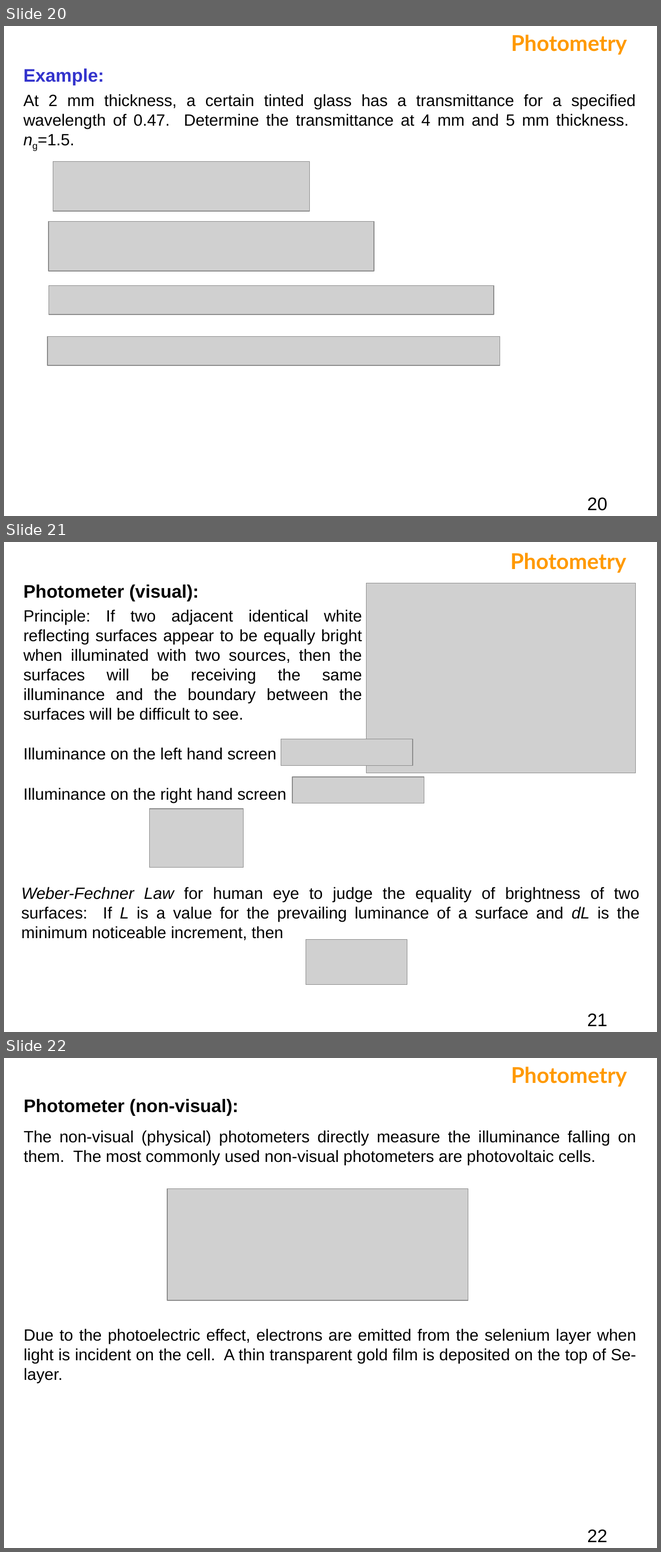
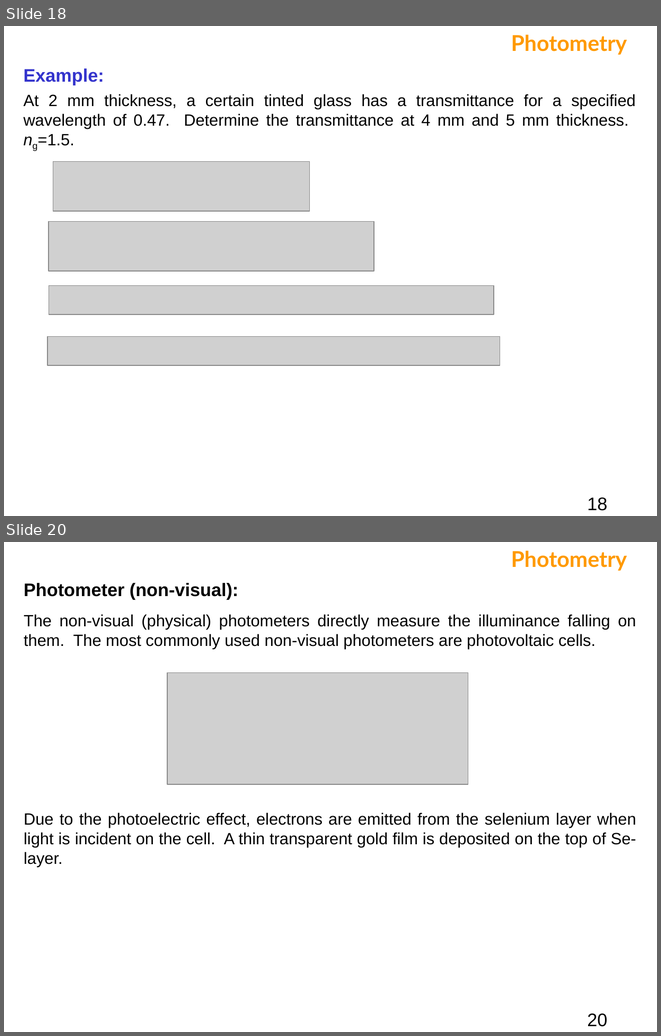
Before and after one commit to bagustris/TeknikOptik, a slide deck: slide/Fotometri.ppt. Shown one above the other, each under a label of ours: slides 20, 21 and 22 before the commit, slides 18 and 20 after it; the slides between them are not shown. The pictures are 661x1552 and 661x1036 pixels, drawn with LibreOffice and Linux fonts; fonts in the diff are those of the drawing; grey boxes stand for pictures. Boxes give left, top, right and bottom in pixels: in the first picture for what was removed or moved away, otherwise in the second. Text is boxed around its words. In the diff, an @@ line names an element or a change of style, - is before the commit and + after.

```diff
--- a/slide/Fotometri.ppt
+++ b/slide/Fotometri.ppt
@@ slide 21 removed at (4, 542, 657, 1032), background #FFFFFF @@
@@ text removed at (510, 553, 626, 573) @@
-Photometry
@@ text removed at (24, 584, 362, 803) @@
-Photometer (visual):
-Principle: If two adjacent identical white reflecting surfaces appear to be equally bright when illuminated with two sources, then the surfaces will be receiving the same illuminance and the boundary between the surfaces will be difficult to see.
-Illuminance on the left hand screen
-Illuminance on the right hand screen
@@ picture removed at (367, 583, 636, 773) @@
@@ picture removed at (281, 739, 413, 765) @@
@@ picture removed at (293, 777, 424, 803) @@
@@ picture removed at (150, 809, 244, 866) @@
@@ text removed at (21, 886, 639, 940) @@
-Weber-Fechner Law for human eye to judge the equality of brightness of two surfaces: If L is a value for the prevailing luminance of a surface and dL is the minimum noticeable increment, then
@@ picture removed at (306, 939, 407, 984) @@
@@ page number removed at (587, 1013, 607, 1026) @@
-21
@@ what was slide 20 is now slide 18 @@
@@ page number at (587, 497, 607, 510): text changed @@
-20
+18
@@ what was slide 22 is now slide 20 @@
@@ page number at (587, 1013, 607, 1026): text changed @@
-22
+20
```
Also in this commit, not shown: 12 slides changed, 2 slides added, 2 other slides removed, 3 other files.
